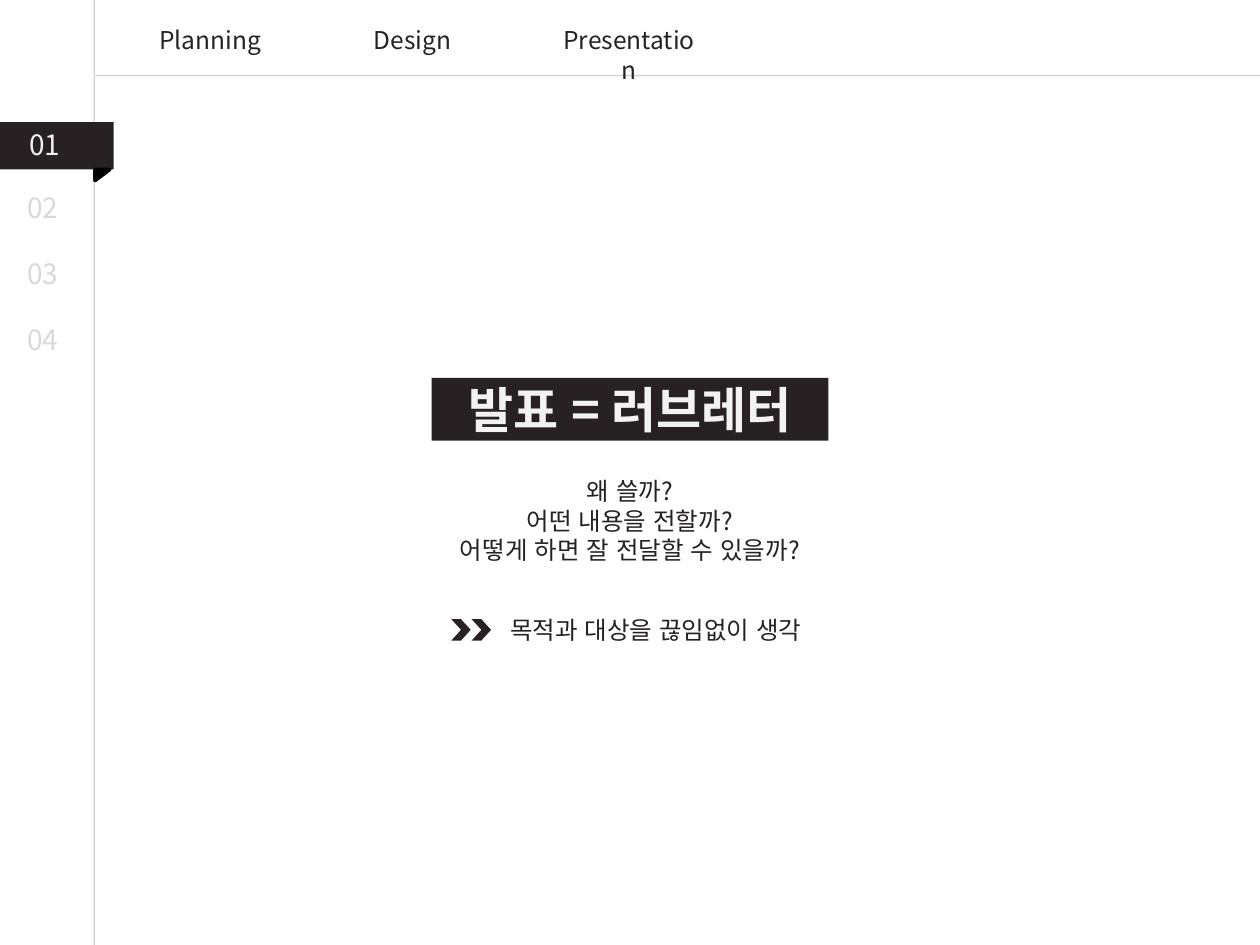
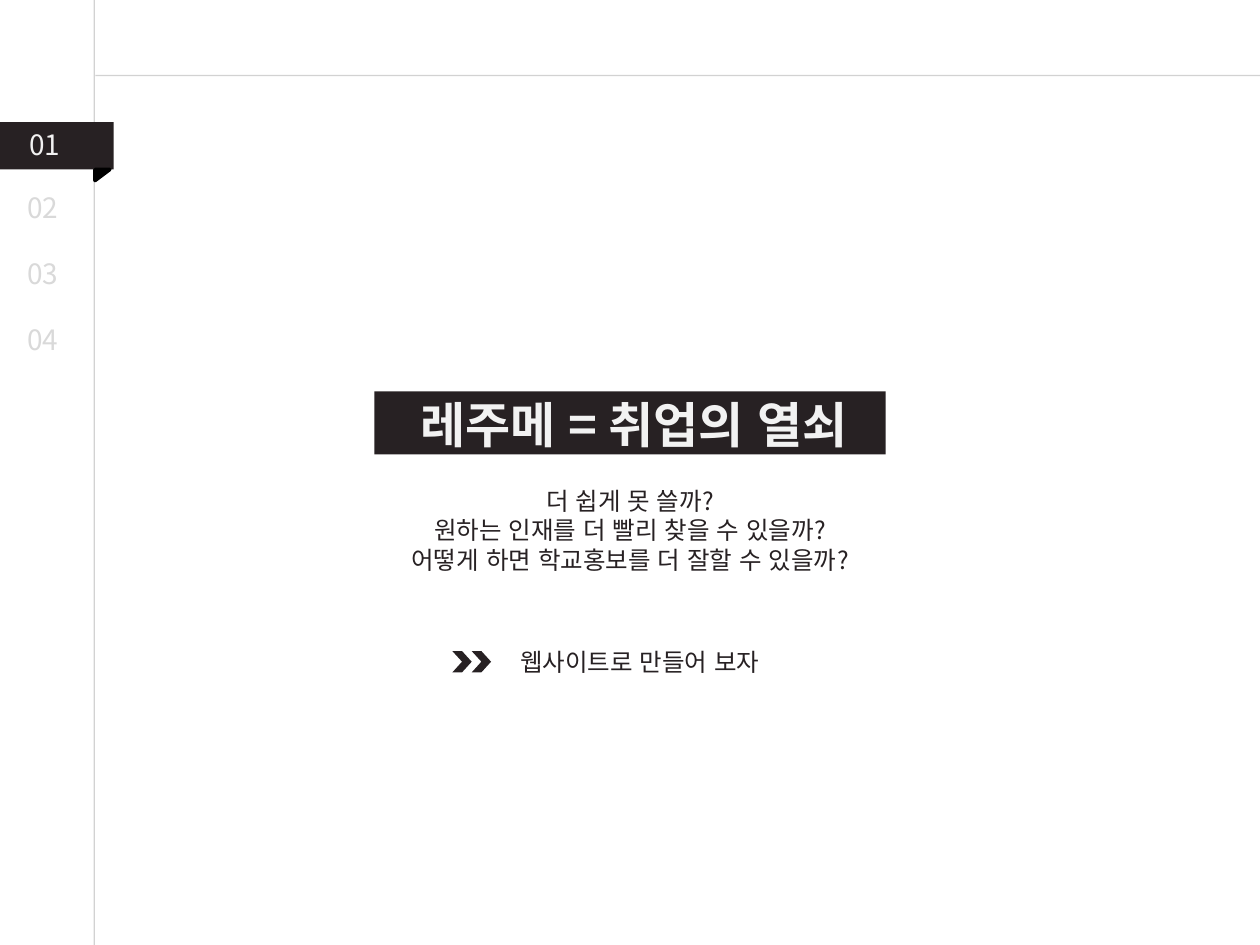
Before and after one commit to byh020907/2uzubook, a slide deck: slide 4 of Presentation/PPT템플릿_강의안.pptx. Drawn at 1260x945 pixels with LibreOffice and Linux fonts; fonts in the diff are those of the drawing. Boxes give left, top, right and bottom in pixels: in the first picture for what was removed or moved away, otherwise in the second. Text is boxed around its words. In the diff, an @@ line names an element or a change of style, - is before the commit and + after.

```diff
--- a/Presentation/PPT템플릿_강의안.pptx
+++ b/Presentation/PPT템플릿_강의안.pptx
@@ text removed at (159,29,261,55) @@
-Planning
@@ text removed at (548,19,709,62) @@
-Presentation
@@ text removed at (374,30,451,55) @@
-Design
@@ rectangle: place and size @@
-rectangle at (432,378,829,441)
+rectangle at (374,392,886,455)
@@ text at (420,402,848,455): text changed @@
-발표 = 러브레터
+레주메 = 취업의 열쇠
@@ text at (411,489,849,571): text changed @@
-왜 쓸까?
-어떤 내용을 전할까?
-어떻게 하면 잘 전달할 수 있을까?
+더 쉽게 못 쓸까?
+원하는 인재를 더 빨리 찾을 수 있을까?
+어떻게 하면 학교홍보를 더 잘할 수 있을까?
@@ chevron: place and size @@
-chevron at (451,619,470,640)
+chevron at (452,651,471,673)
@@ chevron: place and size @@
-chevron at (471,619,490,640)
+chevron at (471,651,490,673)
@@ text at (520,650,759,673): text changed @@
-목적과 대상을 끊임없이 생각
+웹사이트로 만들어 보자
```
Also in this commit, not shown: 7 other slides changed, 6 slides added, 4 slides removed.
